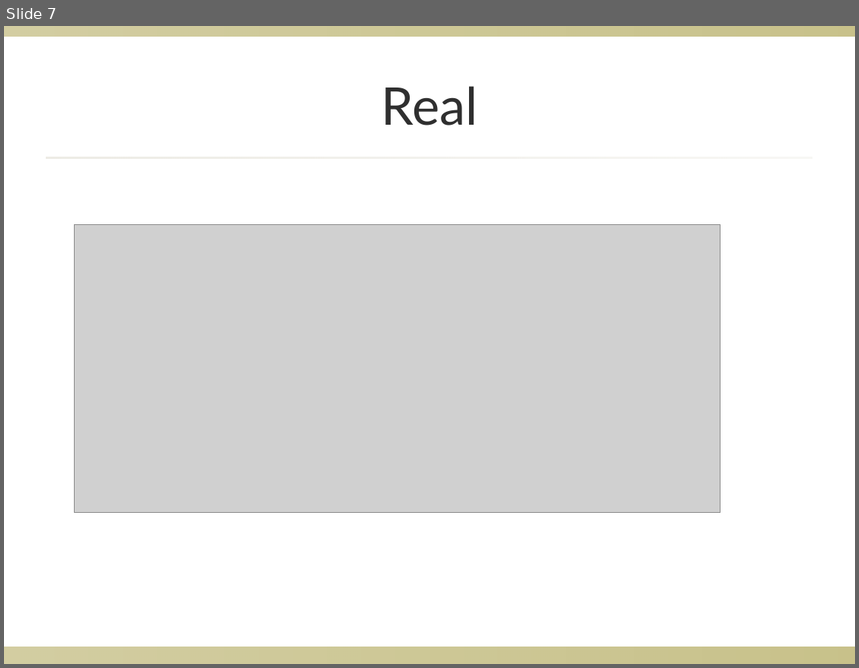
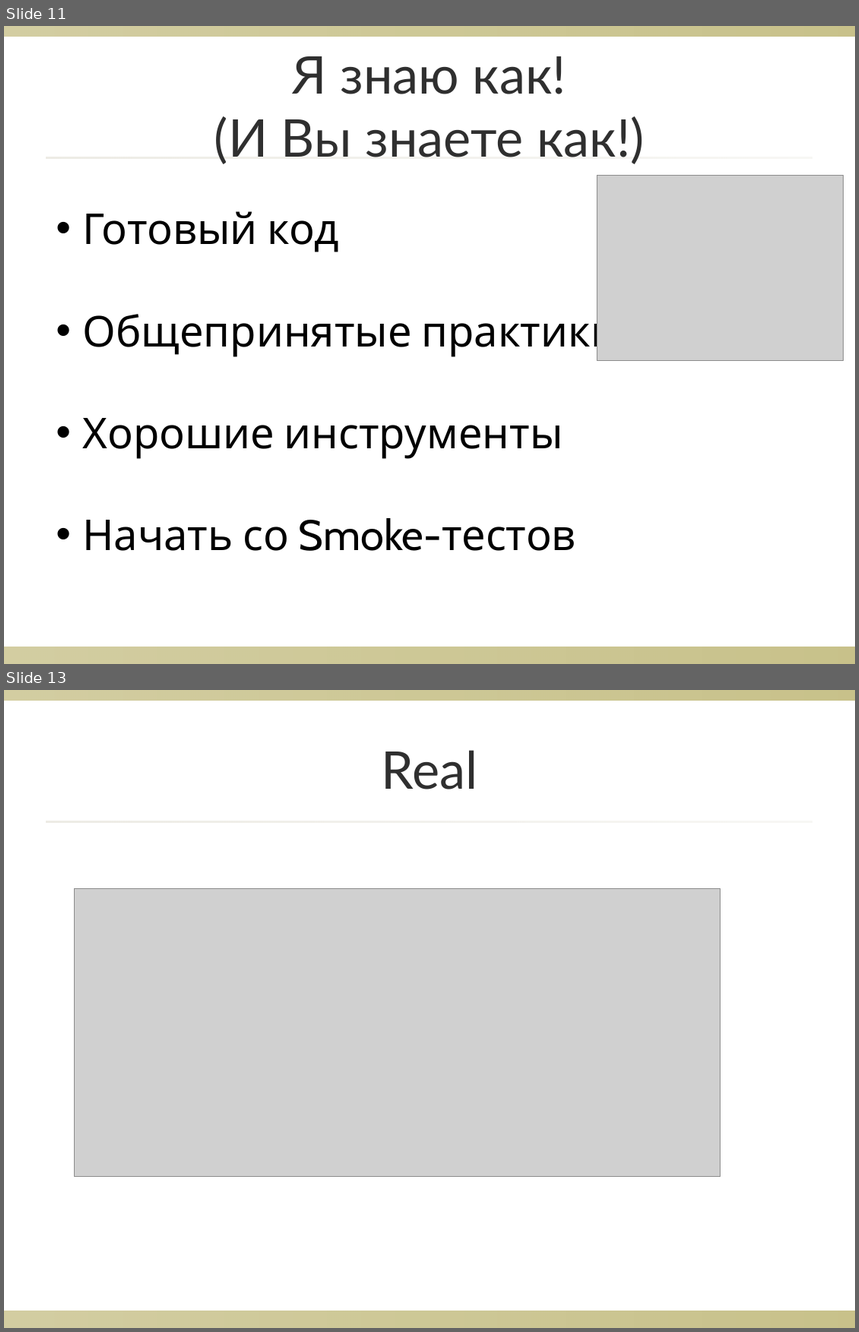
Before and after one commit to dzharii/p-secamp-2014, a slide deck: presentation/swd-page-recorder.ppt. Shown one above the other, each under a label of ours: slide 7 before the commit, slides 11 and 13 after it; the slides between them are not shown. The pictures are 859x668 and 859x1332 pixels, drawn with LibreOffice and Linux fonts; fonts in the diff are those of the drawing; grey boxes stand for pictures; background and template pictures are left out. Boxes give left, top, right and bottom in pixels: in the first picture for what was removed or moved away, otherwise in the second. Text is boxed around its words. In the diff, an @@ line names an element or a change of style, - is before the commit and + after.

```diff
--- a/presentation/swd-page-recorder.ppt
+++ b/presentation/swd-page-recorder.ppt
@@ slide 11 added at box(4, 26, 855, 664), background picture (left out); not listed: 3 template elements that a slide beside it also shows @@
@@ title added at box(215, 56, 644, 164), 44 pt, text #2F2F2F @@
+Я знаю как!
+(И Вы знаете как!)
@@ picture added at box(598, 176, 844, 361) @@
@@ text added at box(82, 211, 619, 551), 36 pt, text #000000 @@
+• Готовый код
+• Общепринятые практики
+• Хорошие инструменты
+• Начать со Smoke-тестов
@@ what was slide 7 is now slide 13 @@
```
Also in this commit, not shown: 5 other slides added, 3 other files.
